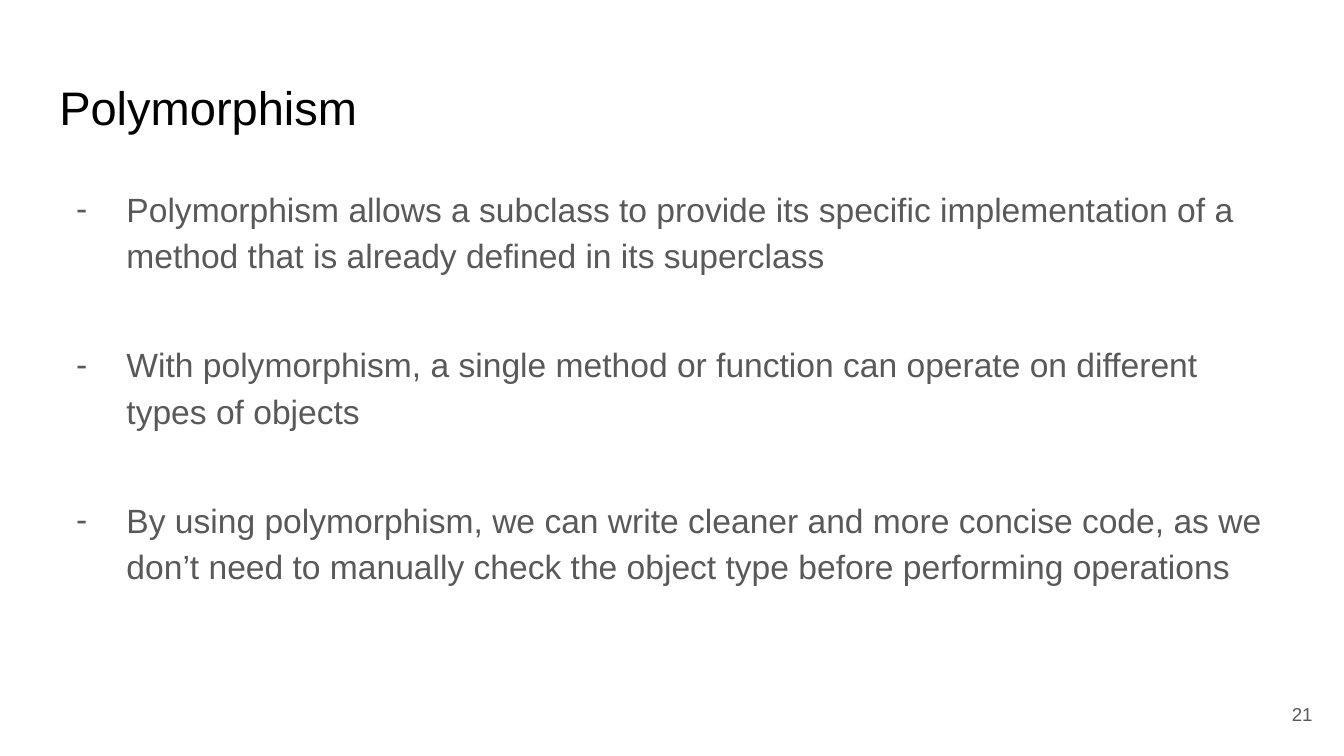
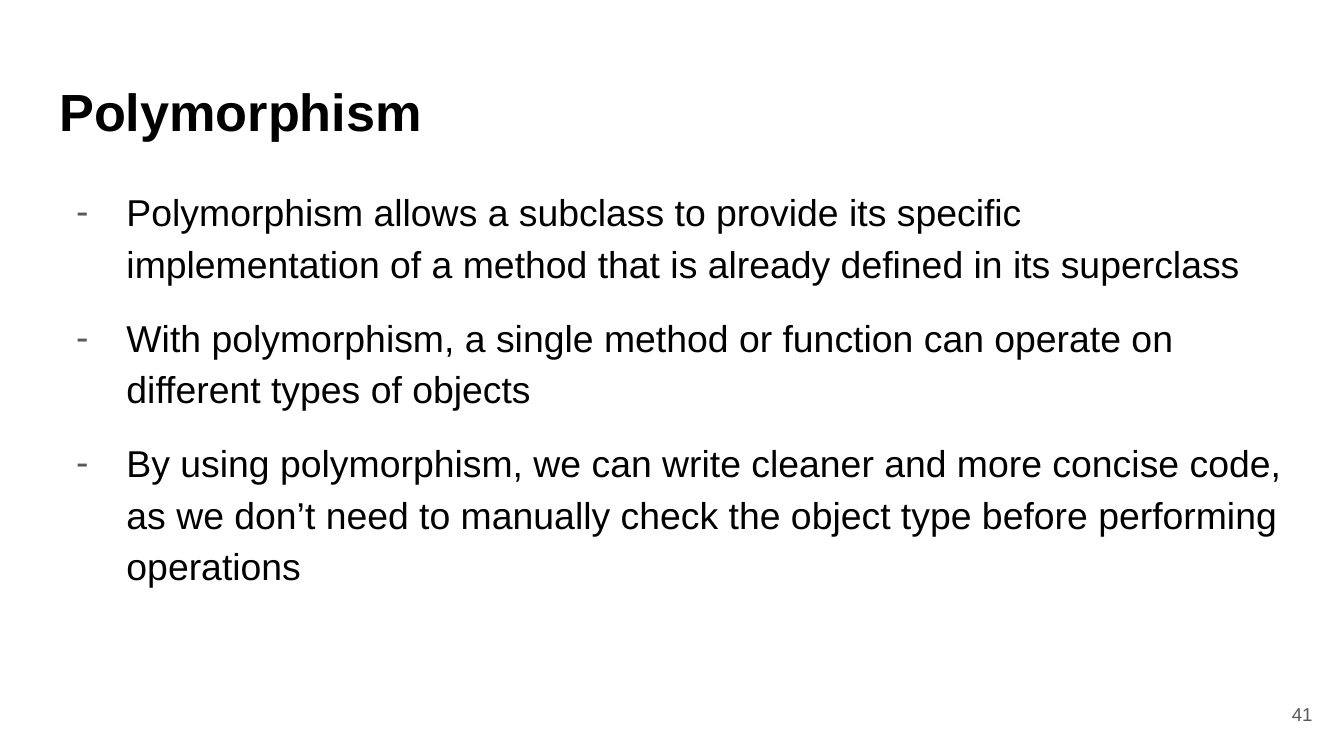
Before and after one commit to saeedsiddik/OOP_2025, a slide deck: slide 41 of Object Oriented Thoughts.pptx (slide 21 before the commit). Drawn at 1344x756 pixels with LibreOffice and Linux fonts; fonts in the diff are those of the drawing. Boxes give left, top, right and bottom in pixels: in the first picture for what was removed or moved away, otherwise in the second. Text is boxed around its words. In the diff, an @@ line names an element or a change of style, - is before the commit and + after.

Commit message:
Added method overloading, construction chaining, and others

```diff
--- a/Object Oriented Thoughts.pptx
+++ b/Object Oriented Thoughts.pptx
@@ title "Polymorphism" at [59,93,422,141]: size 25.2 to 28 pt, bold on @@
@@ text "Polymorphism allows a subclass to ..." at [126,199,1281,588]: size 18 to 20 pt, text colour #595959 to #000000 @@
@@ page number at [1292,708,1313,721]: text changed @@
-21
+41
```
Also in this commit, not shown: 3 other slides changed, 30 slides added, 3 slides removed.
